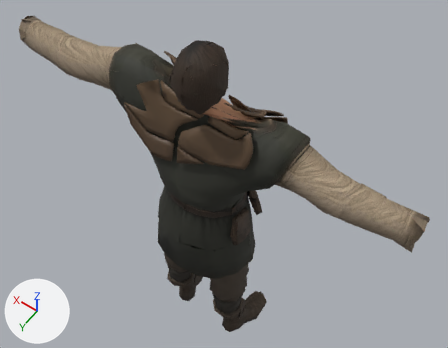
Two versions of the glTF model kingdom/assets/generated/characters/hero_tier_a/hero_meshy_lod2.glb, one commit apart.
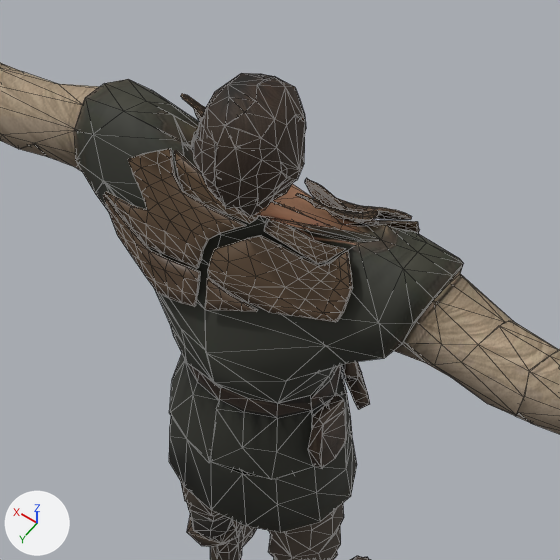
Each version appears first whole from a camera (50 mm lens) standing at (-0.928, 1.216, 3.074) and looking at (0.022, -0.115, 0.982), and next in a close-up on the part from 16% to 81% of the width and 1% to 84% of the height. Lighting does not change. The marker at lower left points along +X, +Y and +Z. The older version's two pictures come first. The close-ups show mesh edges as thin lines. Vertices at exactly the same position are counted once.

Script lines for the objects in view, before the commit:
```python
me_hero_meshy_base_body = bpy.data.meshes.new('hero_meshy_base_body')
me_hero_meshy_base_body.from_pydata(...)  # 1461 vertices, 2000 faces; spans x -0.83..0.89, y -0.18..0.24, z 0.0..1.79
me_hero_meshy_base_body.materials.append(mat_hero_meshy_base_tex)  # picture img_hero_tex
me_hood = bpy.data.meshes.new('Hood')
me_hood.from_pydata(...)  # 888 vertices, 1728 faces; spans x -0.251..0.306, y -0.125..0.165, z 1.295..1.602
me_hood.materials.append(mat_hood)
ob_hero_meshy_base_body = bpy.data.objects.new('hero_meshy_base_body', me_hero_meshy_base_body)
ob_hero_meshy_base_body.location = (0.0, 0.0, 0.0)
ob_hood = bpy.data.objects.new('Hood', me_hood)
ob_hood.location = (0.0, 0.0, 0.0)
```
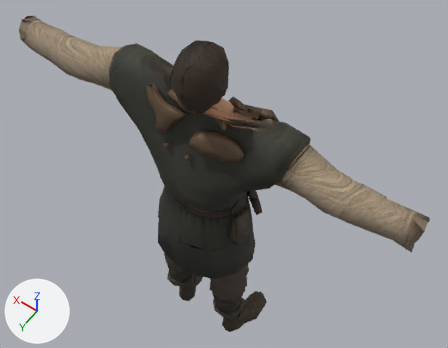
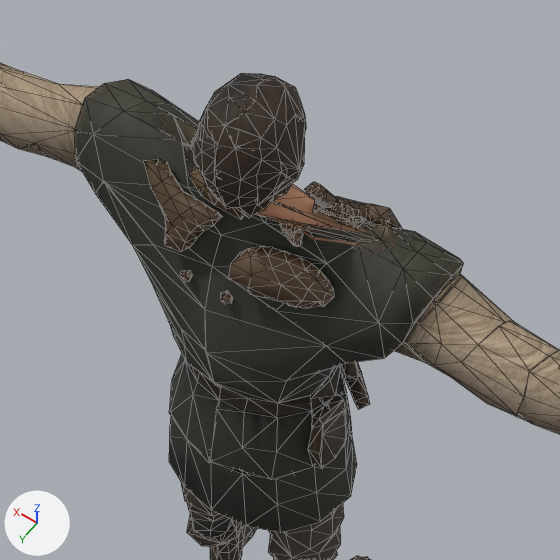
The change, as a list of edits to the scene's bpy script:
```text
Change me_hood:
    used by ob_hood; location = (0.0, 0.0, 0.0)
    remove me_hood.from_pydata(...)  # 888 vertices, 1728 faces; spans x -0.251..0.306, y -0.125..0.165, z 1.295..1.602
    add me_hood.from_pydata(...)  # 650 vertices, 1260 faces; spans x -0.231..0.244, y -0.102..0.145, z 1.328..1.573
    me_hood part 1: the loose piece of 164 vertices spanning x -0.24..-0.052, y -0.108..-0.031, z 1.423..1.551 is rebuilt with 152 vertices and now spans x -0.231..-0.06, y -0.102..-0.03, z 1.474..1.544
    me_hood part 2: the loose piece of 128 vertices spanning x 0.015..0.262, y -0.094..-0.011, z 1.49..1.563 is rebuilt with 116 vertices and now spans x 0.048..0.183, y -0.089..-0.01, z 1.492..1.559
    me_hood part 3: the loose piece of 98 vertices spanning x -0.236..0.046, y 0.053..0.136, z 1.364..1.551 is rebuilt with 86 vertices and now spans x -0.202..0.008, y 0.064..0.138, z 1.381..1.483
    me_hood part 4: the loose piece of 92 vertices spanning x -0.008..0.3, y 0.051..0.133, z 1.372..1.575 is rebuilt with 80 vertices and now spans x 0.054..0.244, y 0.046..0.127, z 1.385..1.543
    me_hood part 5: the loose piece of 44 vertices spanning x -0.146..-0.055, y -0.05..-0.023, z 1.525..1.573 is rebuilt with 44 vertices and now spans x -0.124..-0.064, y -0.047..-0.011, z 1.525..1.566
    me_hood part 6: the loose piece of 44 vertices spanning x -0.034..0.17, y 0.051..0.085, z 1.513..1.576 is rebuilt with 44 vertices and now spans x -0.002..0.131, y 0.035..0.084, z 1.5..1.559
    me_hood part 7: a new loose piece of 56 vertices spanning x -0.187..-0.105, y -0.036..0.025, z 1.522..1.573, in mat_hood
    me_hood part 8: a new loose piece of 32 vertices spanning x -0.115..-0.068, y 0.049..0.078, z 1.503..1.544, in mat_hood
    me_hood part 9: a new loose piece of 20 vertices spanning x 0.092..0.118, y 0.12..0.143, z 1.332..1.356, in mat_hood
    me_hood part 10: the loose piece of 86 vertices spanning x 0.05..0.272, y -0.125..-0.083, z 1.394..1.559 is deleted
    me_hood part 11: the loose piece of 44 vertices spanning x -0.251..-0.069, y -0.12..-0.093, z 1.394..1.502 is deleted
    me_hood part 12
    75 vertices are removed from x -0.063..0.306, y 0.117..0.165, z 1.295..1.438
    144 faces are deleted
    19 vertices are added at x -0.004..0.024, y 0.118..0.145, z 1.328..1.353
    36 new faces join them
    me_hood part 13
    112 vertices are removed from x -0.205..-0.047, y -0.051..0.081, z 1.498..1.602
    216 faces are deleted
```

Where the change shows, as pixel boxes (x1, y1, x2, y2) in the close-ups (560 x 560 px):
'Hood', reshaped: before (103, 94, 419, 322); after (144, 159, 402, 308)
part 1 of me_hood, rebuilt: before (305, 182, 412, 220); after (310, 195, 402, 229)
part 2 of me_hood, rebuilt (not visible afterwards): before (182, 95, 205, 117)
part 3 of me_hood, rebuilt (27% narrower, 28% shorter): before (208, 235, 353, 322); after (228, 246, 334, 308)
part 4 of me_hood, rebuilt (44% narrower, 23% shorter): before (105, 148, 246, 269); after (144, 159, 223, 252)
part 5 of me_hood, rebuilt (24% narrower, 18% shorter): before (305, 178, 349, 210); after (305, 182, 338, 208)
part 6 of me_hood, rebuilt (34% narrower, 27% shorter): before (174, 150, 259, 223); after (188, 167, 244, 220)
part 7 of me_hood, added: after (313, 200, 366, 229)
part 8 of me_hood, added: after (279, 223, 303, 247)
part 9 of me_hood, added: after (180, 270, 192, 282)
part 10 of me_hood, deleted (mostly hidden): before (181, 94, 205, 121)
part 11 of me_hood, deleted: before (356, 220, 419, 234)
part 12 of me_hood, cut back: before (103, 194, 258, 312); after (220, 290, 233, 304)
part 13 of me_hood, deleted: before (264, 193, 379, 264)
